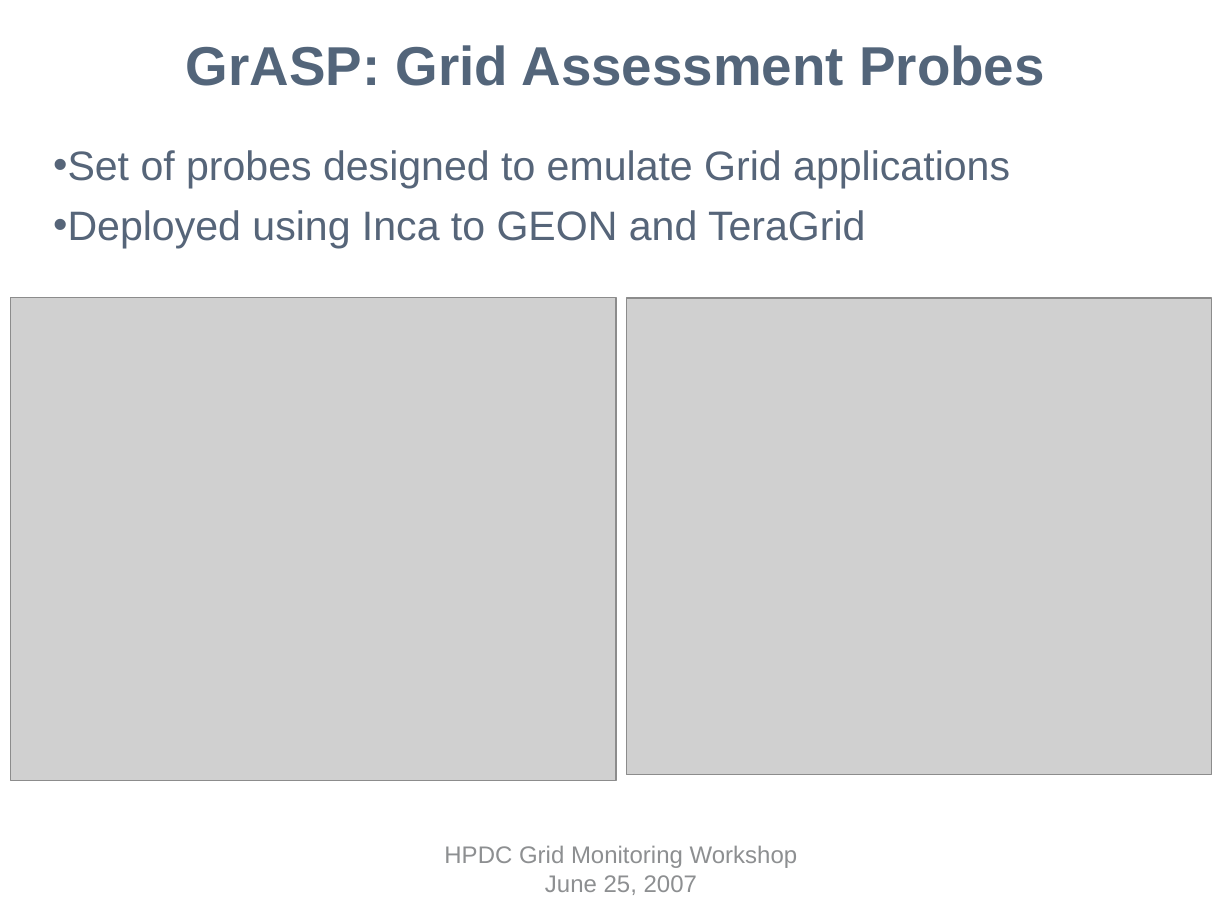
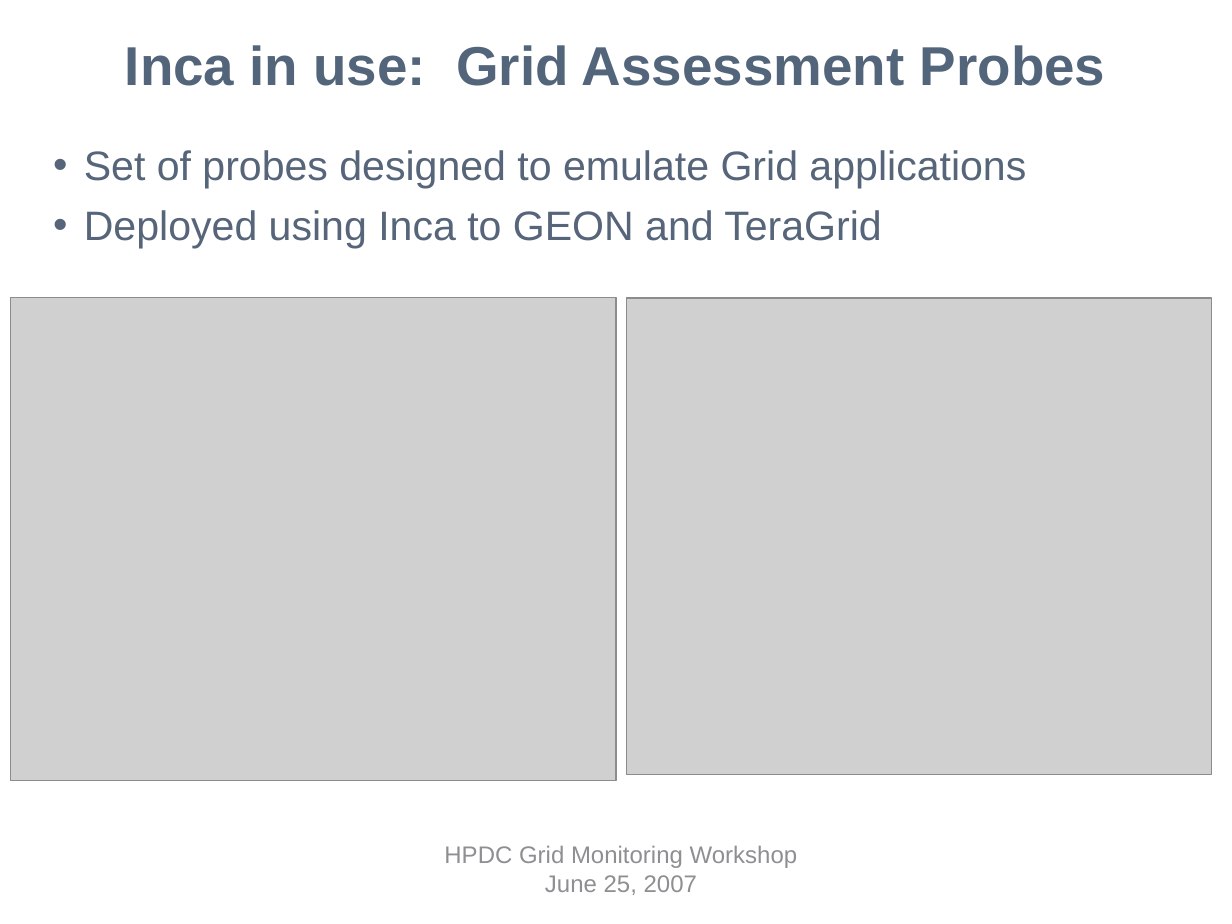
Before and after one commit to IncaProject/inca-xsede, a slide deck: slide 14 of talks/inca-gmw07.ppt (slide 16 before the commit). Drawn at 1232x924 pixels with LibreOffice and Linux fonts; fonts in the diff are those of the drawing; grey boxes stand for pictures; background and template pictures are left out. Boxes give left, top, right and bottom in pixels: in the first picture for what was removed or moved away, otherwise in the second. Text is boxed around its words. In the diff, an @@ line names an element or a change of style, - is before the commit and + after.

```diff
--- a/talks/inca-gmw07.ppt
+++ b/talks/inca-gmw07.ppt
@@ title at box(125, 45, 1106, 86): text changed @@
-GrASP: Grid Assessment Probes
+Inca in use: Grid Assessment Probes
@@ text "Set of probes designed to ..." at box(84, 150, 1026, 248): indent changed @@
```
Also in this commit, not shown: 14 other slides changed, 2 slides removed.
